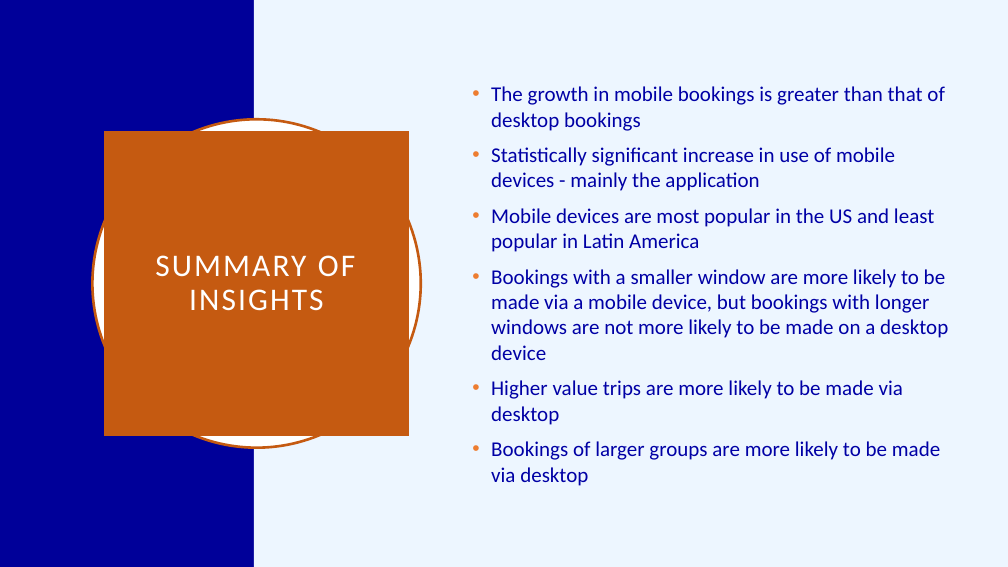
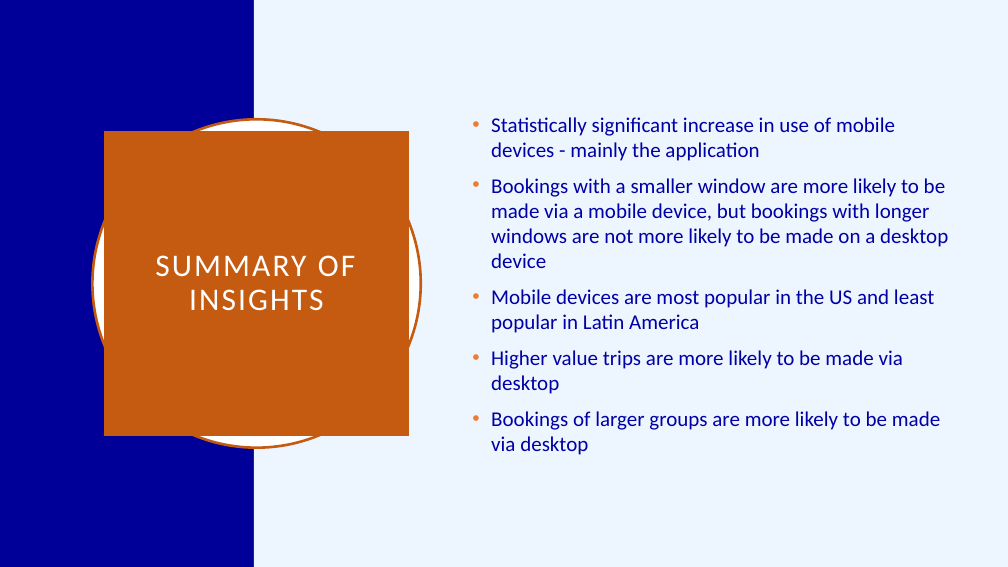
Before and after one commit to l-khali/expedia_case_study, a slide deck: slide 3 of case_study_powerpoint.pptx (slide 2 before the commit). Drawn at 1008x567 pixels with LibreOffice and Linux fonts; fonts in the diff are those of the drawing. Boxes give left, top, right and bottom in pixels: in the first picture for what was removed or moved away, otherwise in the second. Text is boxed around its words. In the diff, an @@ line names an element or a change of style, - is before the commit and + after.

```diff
--- a/case_study_powerpoint.pptx
+++ b/case_study_powerpoint.pptx
@@ text at [491,86,945,131]: paragraph removed @@
-• The growth in mobile bookings is greater than that of desktop bookings
@@ text at [491,178,948,268]: paragraph added @@
+• Bookings with a smaller window are more likely to be made via a mobile device, but bookings with longer windows are not more likely to be made on a desktop device
@@ text at [491,269,948,360]: paragraph removed @@
-• Bookings with a smaller window are more likely to be made via a mobile device, but bookings with longer windows are not more likely to be made on a desktop device
```
Also in this commit, not shown: 1 slide added.
